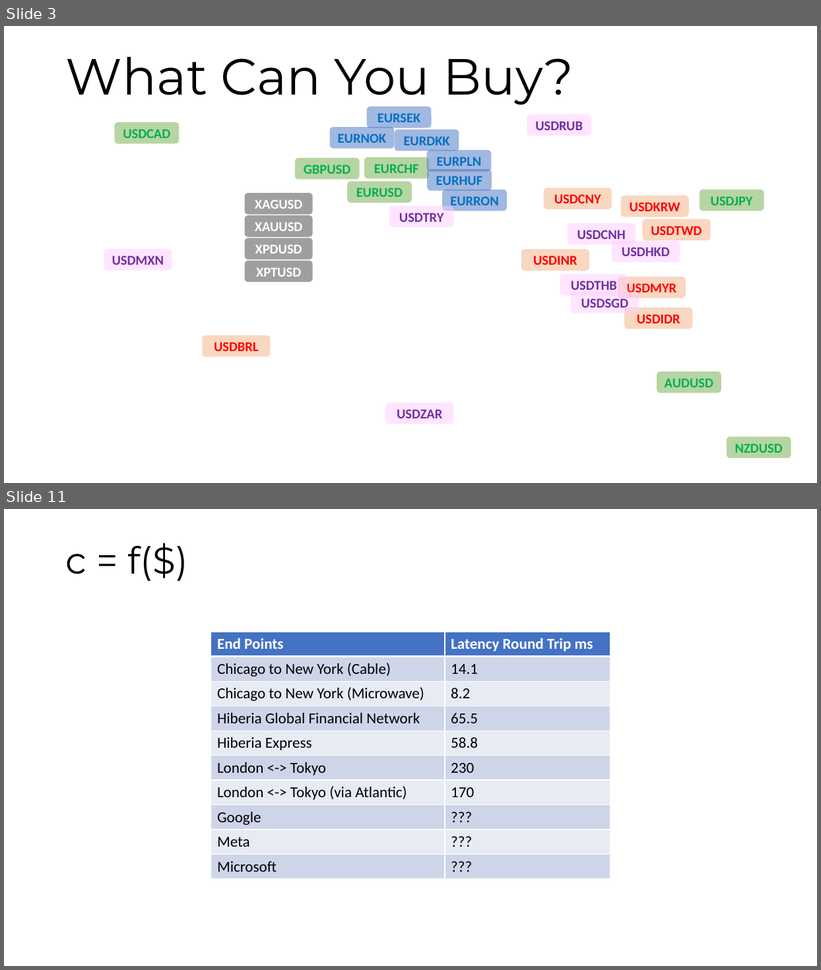
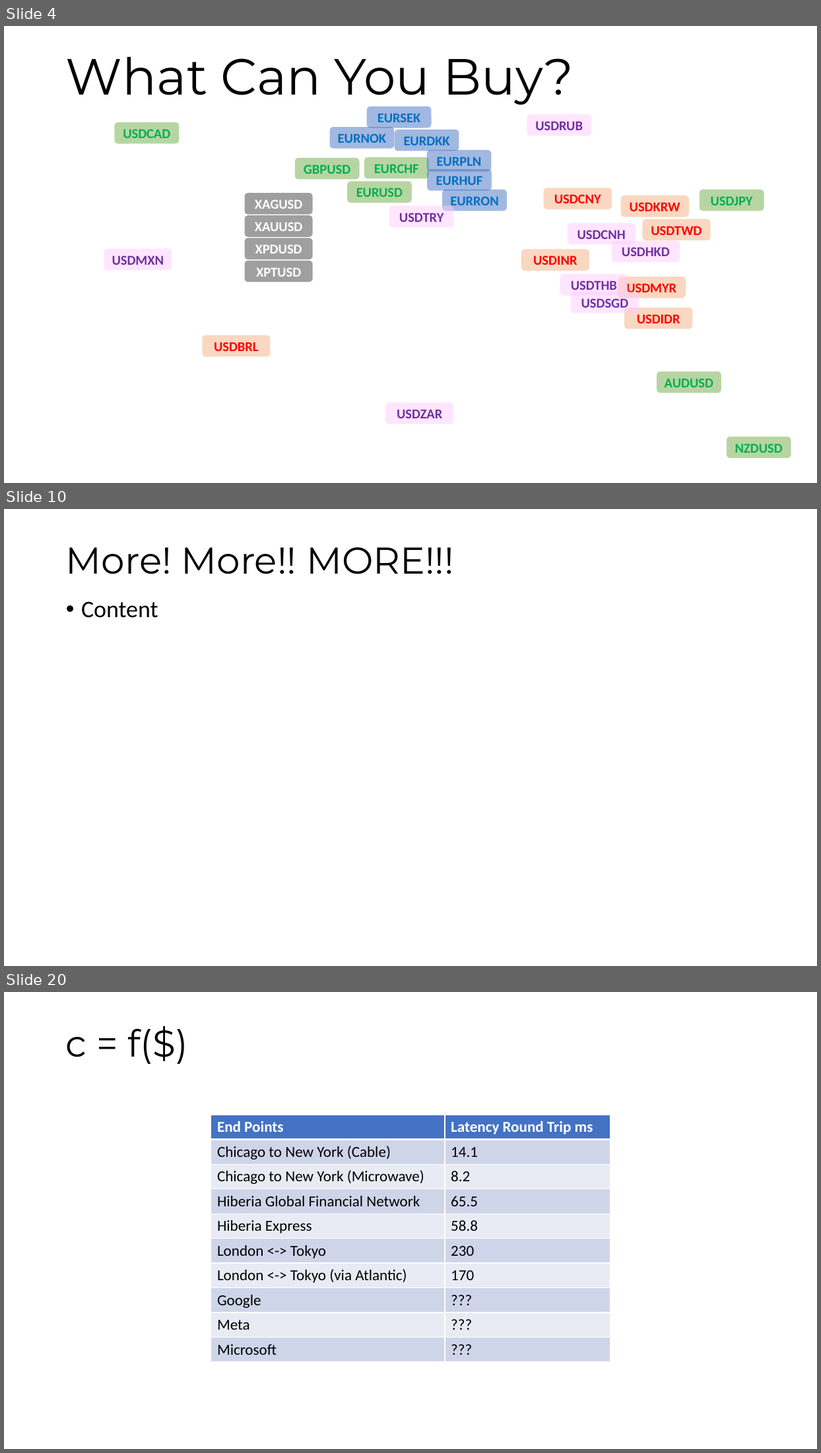
Before and after one commit to maatt4code/PicsAndStuff, a slide deck: Presentation/FXMM.pptx. Shown one above the other, each under a label of ours: slides 3 and 11 before the commit, slides 4, 10 and 20 after it; the slides between them are not shown. The pictures are 821x970 and 821x1453 pixels, drawn with LibreOffice and Linux fonts; fonts in the diff are those of the drawing; background and template pictures are left out. Boxes give left, top, right and bottom in pixels: in the first picture for what was removed or moved away, otherwise in the second. Text is boxed around its words. In the diff, an @@ line names an element or a change of style, - is before the commit and + after.

```diff
--- a/Presentation/FXMM.pptx
+++ b/Presentation/FXMM.pptx
@@ slide 10 added at [4, 509, 817, 966], background #FFFFFF @@
@@ title added at [66, 547, 454, 574], 44 pt, text #000000 @@
+More! More!! MORE!!!
@@ text added at [81, 601, 158, 618], 28 pt, text #000000 @@
+• Content
@@ what was slide 3 is now slide 4 @@
@@ what was slide 11 is now slide 20 @@
```
Also in this commit, not shown: 5 slides changed, 13 other slides added, 3 slides removed, 12 other files.
